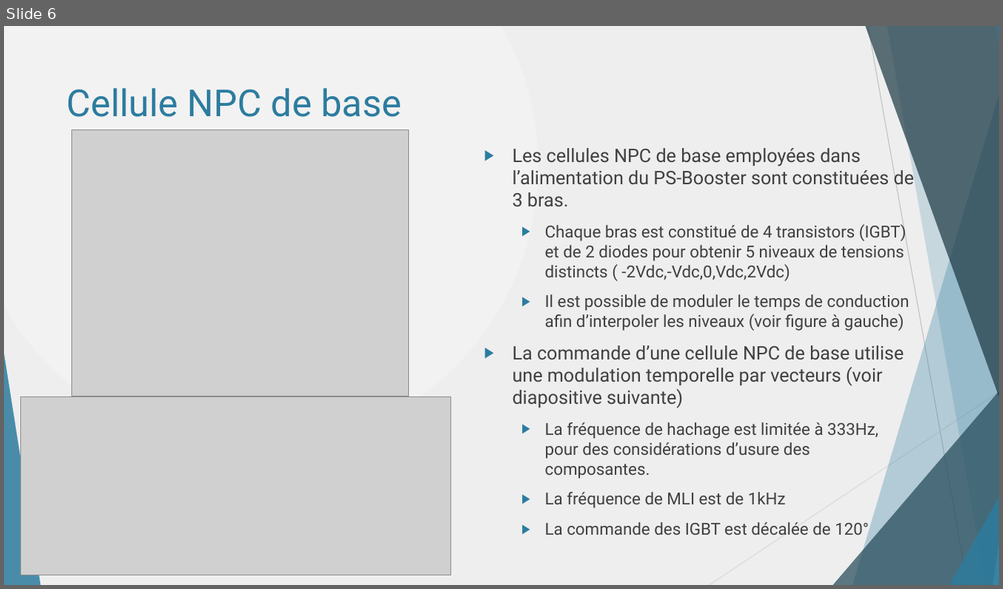
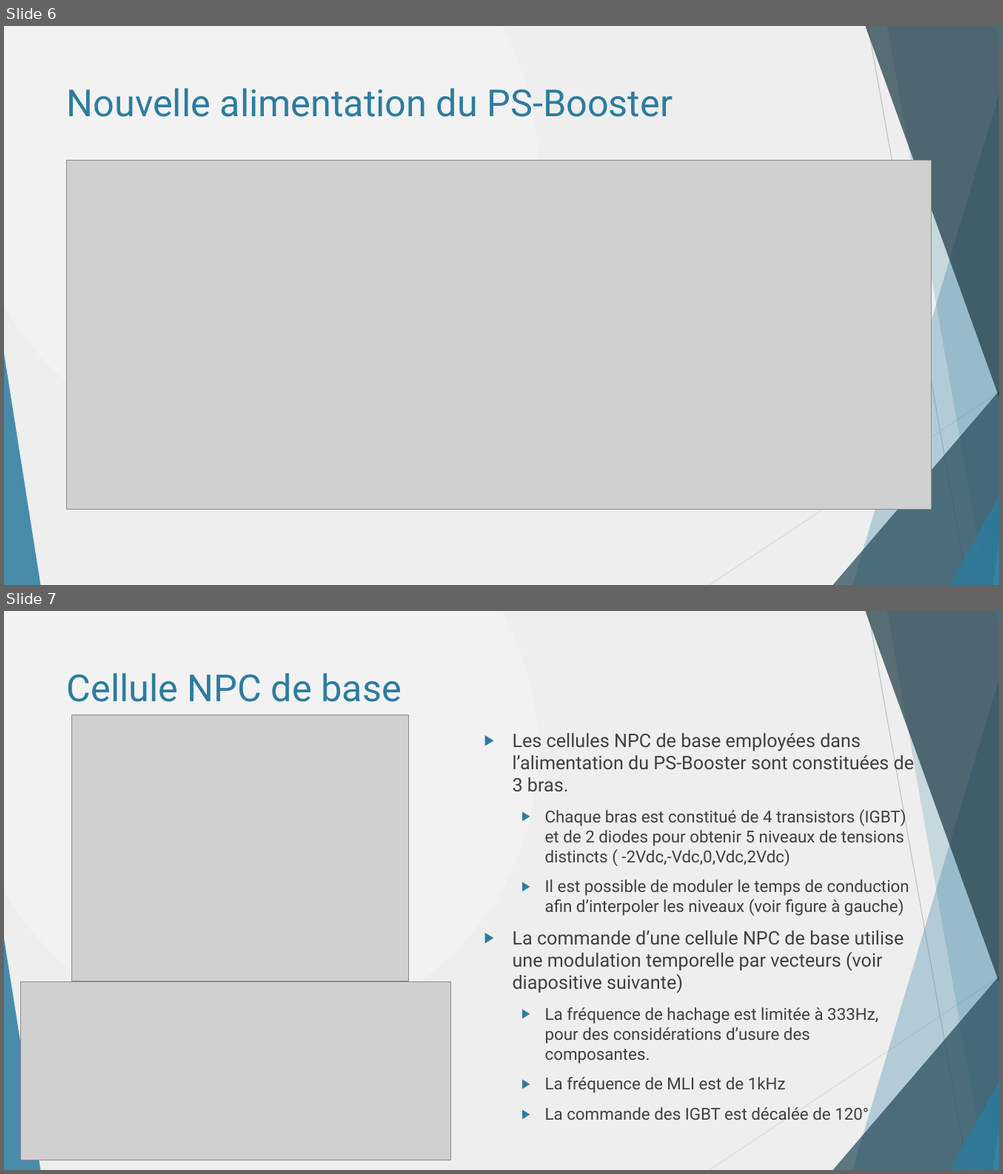
Before and after one commit to danthib76/DesignIV, a slide deck: Remise/Remise 1/Presentation_Remise_1.pptx. Shown one above the other, each under a label of ours: slide 6 before the commit, slides 6 and 7 after it. The pictures are 1003x589 and 1003x1174 pixels, drawn with LibreOffice and Linux fonts; fonts in the diff are those of the drawing; grey boxes stand for pictures. Boxes give left, top, right and bottom in pixels: in the first picture for what was removed or moved away, otherwise in the second. Text is boxed around its words. In the diff, an @@ line names an element or a change of style, - is before the commit and + after.

Commit message:
Ajout de l'image

```diff
--- a/Remise/Remise 1/Presentation_Remise_1.pptx
+++ b/Remise/Remise 1/Presentation_Remise_1.pptx
@@ slide 6 added at [4,26,999,585], background gradient #F2F2F2 to #EEEEEE; not listed: 10 template elements that a slide beside it also shows @@
@@ title added at [67,88,672,117], 36 pt, text #2C7C9F @@
+Nouvelle alimentation du PS-Booster
@@ picture added at [67,160,930,509] @@
@@ what was slide 6 is now slide 7 @@
```
